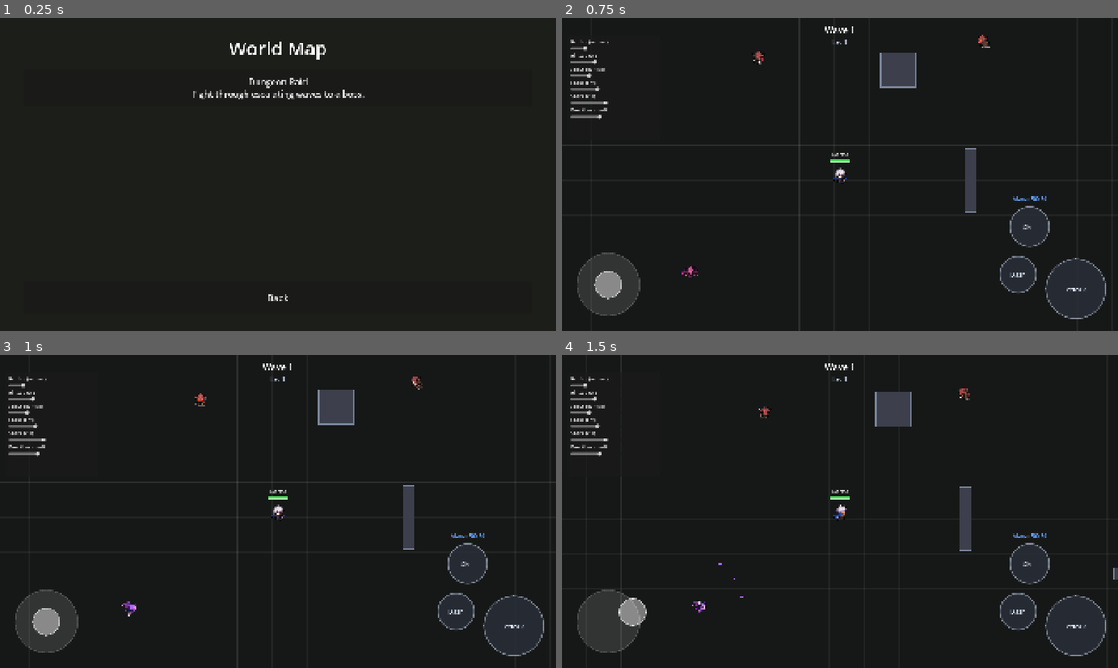
Above: before the commit, frames 1-4 (two rows, left to right).
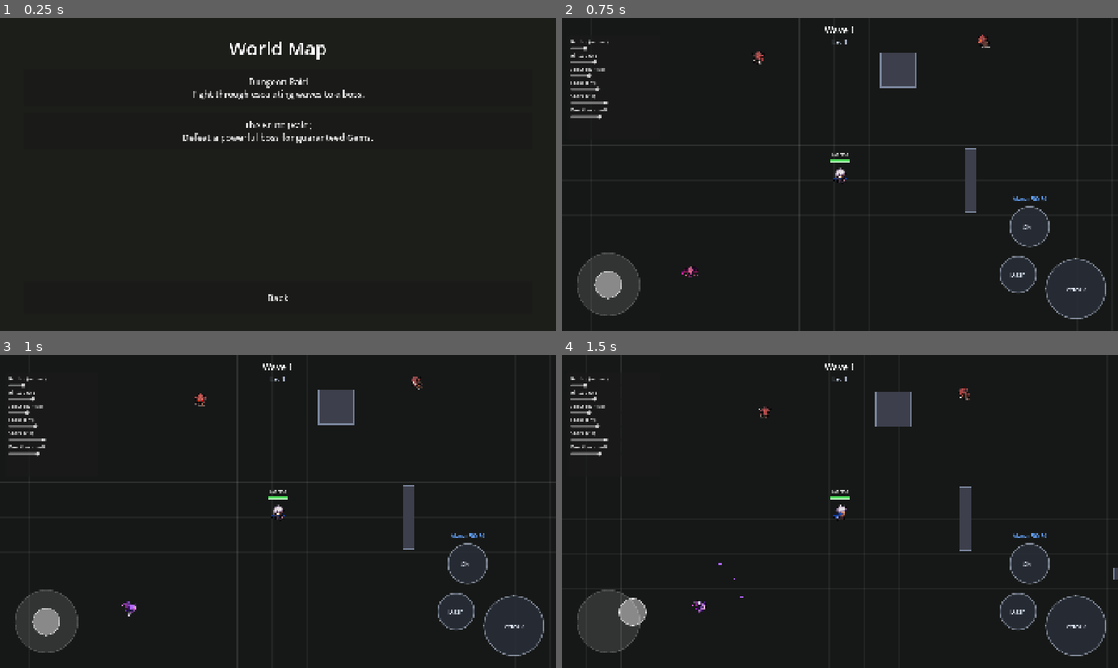
Above: after the commit, the same moments.

Repository: Xylion153/Dungeon
Game: Godot game, scene res://scenes/main/WorldMapMenu.tscn
Two runs of this game, one before a commit and one after it. Both use one fixed random seed, a clock stepped at 60 frames per second and the inputs below. This scene is started directly instead of the project's main scene.
Inputs (mouse positions are in pixels of both pictures, inside the frame that each line leads up to):
- Up to frame 1 (0.25 s): no input
- Up to frame 2 (0.75 s): click "Dungeon Raid Fight through es…" at 0.5 s
- Up to frame 3 (1 s): no input
- Up to frame 4 (1.5 s): tap Enter at 1.25 s; drag from (606, 621) to (712, 580) at 1.27 s

The runs differ from the first frame. In frame 1, 0.5% of the frame differs, in the area x 32-68%, y 32-40%; in frame 2, nothing differs; in frame 3, nothing differs; in frame 4, nothing differs.

Commit message:
Add Raids - a boss-only encounter, the first real source of Gems
"The Brute" reuses the existing BossEnemy but skips WaveSpawner entirely
- its _start_next_wave() unconditionally spawns another regular-enemy
pack once a wave clears, which is exactly the "runs forever" behavior a
boss-only fight must not have. RaidArena instantiates the boss directly
and binds to its `died` signal for victory, same as arena.gd already
does for the player's own death.

This also fills a real gap: there was no win/victory condition anywhere
in the codebase before this - the existing wave-5 boss just leads into
wave 6+ regular enemies forever when killed. RaidResultScreen is the
first screen that handles a win state, built as its own scene rather
than retrofitting GameOverScreen with branches.

Victory grants 50 Gems (SaveManager.add_gems, previously unused) plus
the usual XP/loot banking; defeat still banks loot but no Gems. Reached
from a new World Map card, same pattern as the existing Dungeon Raid
button.

Scope note: only one raid exists since BossEnemy is the only boss
archetype in the game right now - the architecture supports more
trivially once there's more boss content to point it at.

Co-Authored-By: Claude Opus 5 <noreply@anthropic.com>

Diff:
--- /dev/null
+++ b/scenes/main/RaidArena.tscn
@@ -0,0 +1,30 @@
+[gd_scene load_steps=7 format=3]
+
+[ext_resource type="Script" path="res://scripts/main/raid_arena.gd" id="0"]
+[ext_resource type="PackedScene" path="res://scenes/player/Player.tscn" id="1"]
+[ext_resource type="PackedScene" path="res://scenes/ui/Hud.tscn" id="2"]
+[ext_resource type="PackedScene" path="res://scenes/ui/FeelKnobsPanel.tscn" id="3"]
+[ext_resource type="Script" path="res://scripts/visuals/grid_background.gd" id="4"]
+[ext_resource type="PackedScene" path="res://scenes/ui/BossHealthBar.tscn" id="5"]
+[ext_resource type="PackedScene" path="res://scenes/ui/RaidResultScreen.tscn" id="6"]
+
+[node name="RaidArena" type="Node2D"]
+script = ExtResource("0")
+
+[node name="Background" type="Node2D" parent="."]
+position = Vector2(960, 540)
+script = ExtResource("4")
+background_color = Color(0.14, 0.08, 0.08, 1)
+line_color = Color(1, 1, 1, 0.04)
+major_line_color = Color(1, 0.4, 0.4, 0.08)
+
+[node name="Player" parent="." instance=ExtResource("1")]
+position = Vector2(500, 540)
+
+[node name="Hud" parent="." instance=ExtResource("2")]
+
+[node name="FeelKnobsPanel" parent="." instance=ExtResource("3")]
+
+[node name="BossHealthBar" parent="." instance=ExtResource("5")]
+
+[node name="RaidResultScreen" parent="." instance=ExtResource("6")]
--- /dev/null
+++ b/scenes/ui/RaidResultScreen.tscn
@@ -0,0 +1,48 @@
+[gd_scene load_steps=2 format=3]
+
+[ext_resource type="Script" path="res://scripts/ui/raid_result_screen.gd" id="1"]
+
+[node name="RaidResultScreen" type="CanvasLayer"]
+script = ExtResource("1")
+
+[node name="Background" type="ColorRect" parent="."]
+offset_right = 1920.0
+offset_bottom = 1080.0
+color = Color(0, 0, 0, 0.75)
+
+[node name="CenterContainer" type="CenterContainer" parent="."]
+offset_right = 1920.0
+offset_bottom = 1080.0
+
+[node name="VBoxContainer" type="VBoxContainer" parent="CenterContainer"]
+layout_mode = 2
+theme_override_constants/separation = 30
+
+[node name="Title" type="Label" parent="CenterContainer/VBoxContainer"]
+layout_mode = 2
+theme_override_font_sizes/font_size = 72
+horizontal_alignment = 1
+text = "Victory!"
+
+[node name="RewardLabel" type="Label" parent="CenterContainer/VBoxContainer"]
+layout_mode = 2
+theme_override_colors/font_color = Color(0.6, 0.85, 1, 1)
+theme_override_font_sizes/font_size = 36
+horizontal_alignment = 1
+text = "+50 Gems"
+
+[node name="Spacer" type="Control" parent="CenterContainer/VBoxContainer"]
+custom_minimum_size = Vector2(0, 20)
+layout_mode = 2
+
+[node name="RetryButton" type="Button" parent="CenterContainer/VBoxContainer"]
+custom_minimum_size = Vector2(400, 110)
+layout_mode = 2
+theme_override_font_sizes/font_size = 34
+text = "Retry"
+
+[node name="WorldMapButton" type="Button" parent="CenterContainer/VBoxContainer"]
+custom_minimum_size = Vector2(400, 110)
+layout_mode = 2
+theme_override_font_sizes/font_size = 34
+text = "Back to World Map"
--- /dev/null
+++ b/scripts/main/raid_arena.gd
@@ -0,0 +1,47 @@
+extends Node2D
+## A single boss-only encounter, no wave escalation - deliberately NOT using
+## WaveSpawner (see scripts/spawn/wave_spawner.gd's header: its
+## _start_next_wave() unconditionally spawns another regular-enemy pack once
+## a wave clears, which is exactly the "runs forever" behavior a raid must
+## not have). The boss is instantiated directly instead.
+
+const KILL_XP := 5.0
+const BOSS_SCENE := preload("res://scenes/enemies/BossEnemy.tscn")
+const SPAWN_OFFSET := Vector2(600.0, 0.0) # roughly matches WaveSpawner's 500-700px spawn radius
+
+@onready var player: Player = $Player
+@onready var result_screen: CanvasLayer = $RaidResultScreen
+@onready var wave_label: Label = $Hud/WaveLabel
+
+func _ready() -> void:
+	wave_label.text = "The Brute"
+	EventBus.enemy_killed.connect(_on_enemy_killed)
+
+	var boss := BOSS_SCENE.instantiate()
+	boss.global_position = player.global_position + SPAWN_OFFSET
+	add_child(boss)
+	boss.died.connect(_on_boss_died)
+
+	player.died.connect(_on_player_died)
+
+func _on_enemy_killed(_attacker: Node, _enemy: Node, _killing_blow_damage: float) -> void:
+	if GameState.current_class:
+		SaveManager.add_xp(GameState.current_class.id, KILL_XP)
+
+func _bank_run_loot() -> void:
+	for piece in GameState.run_loot:
+		SaveManager.add_to_inventory(piece)
+	GameState.run_loot.clear()
+	for piece in GameState.run_artifact_loot:
+		SaveManager.add_artifact_to_inventory(piece)
+	GameState.run_artifact_loot.clear()
+
+func _on_boss_died() -> void:
+	const REWARD_GEMS := 50
+	_bank_run_loot()
+	SaveManager.add_gems(REWARD_GEMS)
+	result_screen.show_victory(REWARD_GEMS)
+
+func _on_player_died() -> void:
+	_bank_run_loot()
+	result_screen.show_defeat()
--- /dev/null
+++ b/scripts/ui/raid_result_screen.gd
@@ -0,0 +1,30 @@
+extends CanvasLayer
+## Raid win/lose screen - built separately from GameOverScreen rather than
+## retrofitted with branches, matching this project's preference for
+## parallel structure over conditionally-branching one screen into two.
+## Retry re-enters the SAME raid; the other button goes back to the World
+## Map (not Town) since that's where raids are reached from.
+
+@onready var title_label: Label = $CenterContainer/VBoxContainer/Title
+@onready var reward_label: Label = $CenterContainer/VBoxContainer/RewardLabel
+@onready var retry_button: Button = $CenterContainer/VBoxContainer/RetryButton
+@onready var world_map_button: Button = $CenterContainer/VBoxContainer/WorldMapButton
+
+func _ready() -> void:
+	visible = false
+	retry_button.pressed.connect(func():
+		GameState.apply_run_buffs()
+		get_tree().change_scene_to_file("res://scenes/main/RaidArena.tscn")
+	)
+	world_map_button.pressed.connect(func(): get_tree().change_scene_to_file("res://scenes/main/WorldMapMenu.tscn"))
+
+func show_victory(gems_earned: int) -> void:
+	title_label.text = "Victory!"
+	reward_label.text = "+%d Gems" % gems_earned
+	reward_label.visible = true
+	visible = true
+
+func show_defeat() -> void:
+	title_label.text = "Defeat"
+	reward_label.visible = false
+	visible = true
--- a/scripts/ui/world_map_menu.gd
+++ b/scripts/ui/world_map_menu.gd
@@ -24,3 +24,13 @@
 		get_tree().change_scene_to_file("res://scenes/main/Arena.tscn")
 	)
 	card_list.add_child(button)
+
+	var raid_button := Button.new()
+	raid_button.custom_minimum_size = Vector2(0, 130)
+	raid_button.add_theme_font_size_override("font_size", 30)
+	raid_button.text = "The Brute (Raid)\nDefeat a powerful boss for guaranteed Gems."
+	raid_button.pressed.connect(func():
+		GameState.apply_run_buffs()
+		get_tree().change_scene_to_file("res://scenes/main/RaidArena.tscn")
+	)
+	card_list.add_child(raid_button)
Not shown, added: scripts/main/raid_arena.gd.uid
Not shown, added: scripts/ui/raid_result_screen.gd.uid
